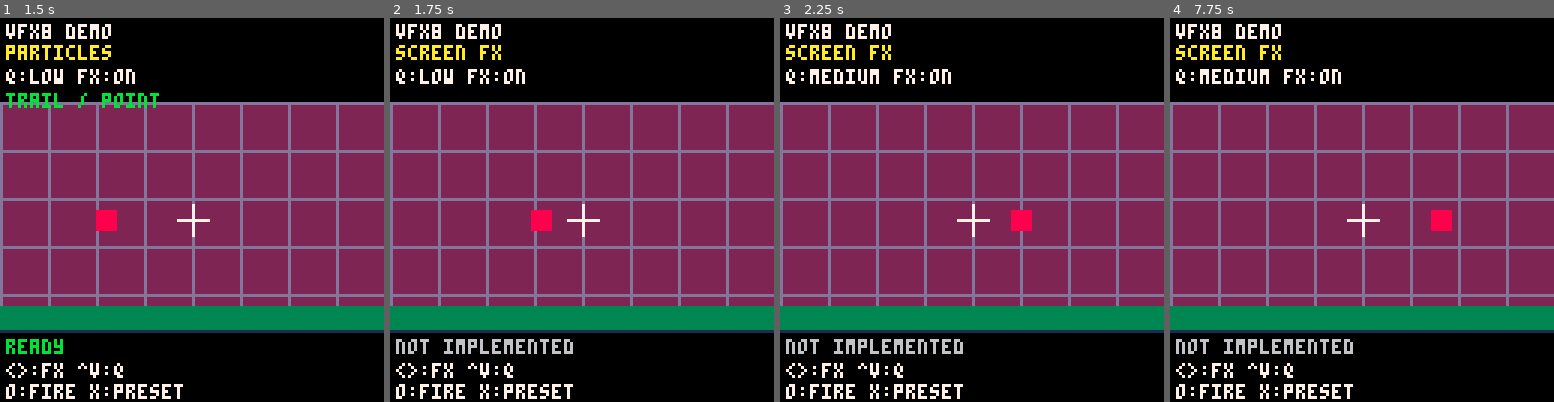
Above: before the commit, frames 1-4 (left to right).
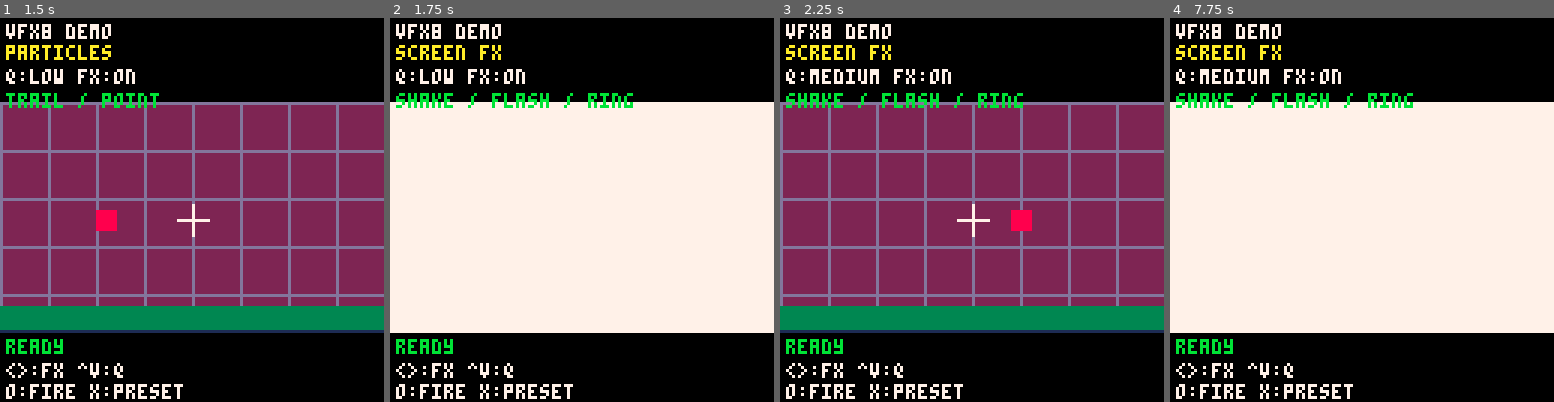
Above: after the commit, the same moments.

Repository: GIEI/VFX8
Game: PICO-8 cartridge examples/pico8/demo.p8
Same seed, same stepped clock (60 frames per second), same inputs: the game is played once before the commit and once after it.
Inputs:
- Up to frame 1 (1.5 s): tap X (X key) at 0.33, 1.07 s; tap O (Z key) at 0.7 s
- Up to frame 2 (1.75 s): hold Right from 1.6 s (still down); tap O (Z key) at 1.7 s
- Up to frame 3 (2.25 s): tap X (X key) at 1.85 s; release Right at 2.1 s; tap O (Z key) at 2.1 s; hold Up from 2.15 s (still down)
- Up to frame 4 (7.75 s): release Up at 2.42 s; hold Right 2.47-3.03 s; tap O (Z key) every 0.4 s from 2.5 to 7.7 s; tap X (X key) every 1.12 s from 2.97 to 7.43 s; hold Left 3.08-3.58 s; hold Down 3.63-3.97 s; hold Right 4.02-4.68 s; hold Up 4.73-5.03 s; hold Left 5.08-5.68 s; hold Down 5.73-6.03 s; hold Right 6.08-6.58 s; hold Right 6.63-7.13 s; hold Up 7.18-7.45 s; hold Right from 7.5 s (still down)

Frame 1 is identical in both runs. In frame 2, 62% of the frame differs, in the area x 0-100%, y 19-88%; in frame 3, 1.9%; in frame 4, 62%.

Commit message:
v 0.3 screen_fx

Diff:
--- a/examples/love2d/demo_extension.lua
+++ b/examples/love2d/demo_extension.lua
@@ -1,4 +1,5 @@
 local particle_module = require("vfx8.particles")
+local screen_module = require("vfx8.screen_fx")
 local fx = {}
 local particles, preset, shape = nil, "explosion", "point"
 local presets = {"explosion", "sparks", "trail", "smoke", "dust"}
@@ -26,4 +27,21 @@
   end,
   label = function() return preset .. " / " .. shape end
 }
+local screen_fx = nil
+fx[2] = {
+  on_enter = function(quality)
+    screen_fx = screen_module.new({capacity = quality == "high" and 16 or 8})
+  end,
+  on_exit = function() if screen_fx then screen_fx:clear() end end,
+  trigger = function(x, y)
+    if not screen_fx then return end
+    screen_fx:add_trauma(0.8)
+    screen_fx:impulse(8, 3, 0.2)
+    screen_fx:flash(0.08, {1, 1, 1})
+    screen_fx:shockwave(x, y, 3, 16, 0.35)
+  end,
+  update = function(dt) if screen_fx then screen_fx:update(dt) end end,
+  render_scene = function(draw_scene) if screen_fx then screen_fx:render(draw_scene) else draw_scene() end end,
+  label = function() return "shake / flash / ring" end
+}
 return fx
--- a/examples/pico8/demo.p8
+++ b/examples/pico8/demo.p8
@@ -5,6 +5,7 @@
 -- pico-8 expands this at cartridge boot, like a c-style include.
 #include demo_extension.lua
 #include ../../src/pico8/particles.lua
+#include ../../src/pico8/screen_fx.lua
 
 names={"particles","screen fx","pixel warp","palette fx","pseudo 3d"}
 qualities={"low","medium","high"}
--- a/examples/pico8/demo_extension.lua
+++ b/examples/pico8/demo_extension.lua
@@ -24,3 +24,18 @@
  end,
  label=function() return preset.." / "..shape end
 }
+local screen_fx=nil
+fx[2]={
+ on_enter=function(q) screen_fx=vfx8_screen_fx.new({width=128,height=128,capacity=q=="high" and 8 or 4}) end,
+ on_exit=function() if screen_fx then screen_fx:clear() end end,
+ trigger=function(x,y)
+  if not screen_fx then return end
+  screen_fx:add_trauma(0.8)
+  screen_fx:impulse(3,1,0.18)
+  screen_fx:flash(0.06,7)
+  screen_fx:shockwave(x,y,2,8,0.28)
+ end,
+ update=function(dt) if screen_fx then screen_fx:update(dt) end end,
+ render_scene=function(draw_scene) if screen_fx then screen_fx:render(draw_scene) else draw_scene() end end,
+ label=function() return "shake / flash / ring" end
+}
--- a/examples/picotron/demo_extension.lua
+++ b/examples/picotron/demo_extension.lua
@@ -21,3 +21,18 @@
   end,
   label = function() return preset .. " / " .. shape end
 }
+local screen_fx = nil
+fx[2] = {
+  on_enter = function(quality) screen_fx = vfx8_screen_fx.new({capacity = quality == "high" and 12 or 6}) end,
+  on_exit = function() if screen_fx then screen_fx:clear() end end,
+  trigger = function(x, y)
+    if not screen_fx then return end
+    screen_fx:add_trauma(0.8)
+    screen_fx:impulse(5, 2, 0.2)
+    screen_fx:flash(0.08, 7)
+    screen_fx:shockwave(x, y, 3, 12, 0.35)
+  end,
+  update = function(dt) if screen_fx then screen_fx:update(dt) end end,
+  render_scene = function(draw_scene) if screen_fx then screen_fx:render(draw_scene) else draw_scene() end end,
+  label = function() return "shake / flash / ring" end
+}
--- a/examples/picotron/main.lua
+++ b/examples/picotron/main.lua
@@ -1,6 +1,7 @@
 -- VFX8 demo harness. Put both Lua files in a Picotron cartridge.
 include("demo_extension.lua")
 include("vfx8/particles.lua")
+include("vfx8/screen_fx.lua")
 
 local names = {"particles", "screen fx", "pixel warp", "palette fx", "pseudo 3d"}
 local qualities = {"low", "medium", "high"}
--- a/examples/tic80/demo.lua
+++ b/examples/tic80/demo.lua
@@ -1,6 +1,7 @@
 -- VFX8 demo harness. Build this source before importing into TIC-80.
 --#include "demo_extension.lua"
 --#include "../../src/tic80/particles.lua"
+--#include "../../src/tic80/screen_fx.lua"
 
 local names = {"particles", "screen fx", "pixel warp", "palette fx", "pseudo 3d"}
 local qualities = {"low", "medium", "high"}
--- a/examples/tic80/demo_extension.lua
+++ b/examples/tic80/demo_extension.lua
@@ -21,3 +21,18 @@
   end,
   label = function() return preset .. " / " .. shape end
 }
+local screen_fx = nil
+fx[2] = {
+  on_enter = function(quality) screen_fx = vfx8_screen_fx.new({capacity = quality == "high" and 12 or 6}) end,
+  on_exit = function() if screen_fx then screen_fx:clear() end end,
+  trigger = function(x, y)
+    if not screen_fx then return end
+    screen_fx:add_trauma(0.8)
+    screen_fx:impulse(5, 2, 0.2)
+    screen_fx:flash(0.08, 7)
+    screen_fx:shockwave(x, y, 3, 12, 0.35)
+  end,
+  update = function(dt) if screen_fx then screen_fx:update(dt) end end,
+  render_scene = function(draw_scene) if screen_fx then screen_fx:render(draw_scene) else draw_scene() end end,
+  label = function() return "shake / flash / ring" end
+}
--- a/src/love2d/particles.lua
+++ b/src/love2d/particles.lua
@@ -89,7 +89,8 @@
   if gravity == nil then gravity = preset.gravity end
   local drag = options.drag
   if drag == nil then drag = preset.drag end
-  local life = options.life or preset.life
+  local life = options.life
+  if life == nil then life = preset.life end
   life = math.max(0.05, life)
   local spread = options.spread or 0
 
@@ -128,7 +129,9 @@
     self.count = i
     self.x[i], self.y[i], self.vx[i], self.vy[i] = px, py, vx, vy
     self.age[i], self.life[i] = 0, life
-    self.size[i], self.end_size[i] = preset.size, options.end_size or preset.end_size
+    local end_size = options.end_size
+    if end_size == nil then end_size = preset.end_size end
+    self.size[i], self.end_size[i] = preset.size, end_size
     self.gravity[i], self.drag[i], self.kind[i] = gravity, drag, kind
   end
   self.frame_used = self.frame_used + spawn
--- /dev/null
+++ b/src/love2d/screen_fx.lua
@@ -0,0 +1,103 @@
+-- VFX8 screen effects for LÖVE.
+-- Copy this module into your project as vfx8/screen_fx.lua.
+
+local screen_fx = {}
+local methods, empty_options = {}, {}
+local white = {1, 1, 1}
+
+function screen_fx.new(options)
+  options = options or empty_options
+  return {
+    width = options.width or 240, height = options.height or 136,
+    capacity = math.max(1, math.floor(options.capacity or 8)),
+    trauma = 0, shake_x = 0, shake_y = 0, shake_time = 0,
+    shake_duration = 0, flash_time = 0, flash_duration = 0,
+    flash_color = options.flash_color or white, waves = {}, wave_count = 0,
+    seed = options.seed or 1, update = methods.update,
+    add_trauma = methods.add_trauma, impulse = methods.impulse,
+    flash = methods.flash, shockwave = methods.shockwave,
+    render = methods.render, clear = methods.clear
+  }
+end
+
+function methods.add_trauma(self, amount)
+  self.trauma = math.min(1, self.trauma + math.max(0, amount or 0))
+end
+
+function methods.impulse(self, x, y, duration)
+  self.shake_x, self.shake_y = x or 0, y or 0
+  self.trauma = math.max(self.trauma, 1)
+  self.shake_duration = math.max(0.001, duration or 0.12)
+  self.shake_time = self.shake_duration
+end
+
+function methods.flash(self, duration, color)
+  self.flash_duration = math.max(0.001, duration or 0.08)
+  self.flash_time = self.flash_duration
+  self.flash_color = color or white
+end
+
+function methods.shockwave(self, x, y, radius, strength, duration)
+  if self.wave_count >= self.capacity then return false end
+  local i = self.wave_count + 1
+  local wave = self.waves[i] or {}
+  wave.x, wave.y = x, y
+  wave.radius, wave.strength = radius or 0, strength or 8
+  wave.age, wave.life = 0, math.max(0.05, duration or 0.3)
+  self.waves[i], self.wave_count = wave, i
+  return true
+end
+
+function methods.update(self, dt)
+  dt = math.max(0, math.min(dt or 1 / 60, 0.1))
+  self.trauma = math.max(0, self.trauma - dt * 2.5)
+  self.shake_time = math.max(0, self.shake_time - dt)
+  self.flash_time = math.max(0, self.flash_time - dt)
+  local i = 1
+  while i <= self.wave_count do
+    local wave = self.waves[i]
+    wave.age = wave.age + dt
+    if wave.age >= wave.life then
+      self.waves[i], self.waves[self.wave_count] = self.waves[self.wave_count], wave
+      self.wave_count = self.wave_count - 1
+    else i = i + 1 end
+  end
+end
+
+function methods.render(self, draw_scene)
+  self.seed = (self.seed * 17 + 31) % 251
+  local nx = self.seed / 251 - 0.5
+  self.seed = (self.seed * 17 + 31) % 251
+  local ny = self.seed / 251 - 0.5
+  local trauma = self.trauma * self.trauma
+  local decay = self.shake_duration > 0 and self.shake_time / self.shake_duration or 0
+  local dx = (self.shake_x + nx * 2) * trauma * decay
+  local dy = (self.shake_y + ny * 2) * trauma * decay
+
+  love.graphics.push()
+  love.graphics.translate(math.floor(dx + 0.5), math.floor(dy + 0.5))
+  draw_scene()
+  love.graphics.pop()
+
+  local old_r, old_g, old_b, old_a = love.graphics.getColor()
+  for i = 1, self.wave_count do
+    local wave = self.waves[i]
+    local t = wave.age / wave.life
+    local alpha = 1 - t
+    love.graphics.setColor(0.75, 0.9, 1, alpha)
+    love.graphics.circle("line", wave.x, wave.y, wave.radius + t * wave.strength * 8)
+  end
+  if self.flash_time > 0 then
+    local alpha = self.flash_time / self.flash_duration
+    local c = self.flash_color
+    love.graphics.setColor(c[1], c[2], c[3], alpha)
+    love.graphics.rectangle("fill", 0, 0, self.width, self.height)
+  end
+  love.graphics.setColor(old_r, old_g, old_b, old_a)
+end
+
+function methods.clear(self)
+  self.trauma, self.shake_time, self.flash_time, self.wave_count = 0, 0, 0, 0
+end
+
+return screen_fx
--- a/src/pico8/particles.lua
+++ b/src/pico8/particles.lua
@@ -97,7 +97,8 @@
   if gravity == nil then gravity = preset.gravity end
   local drag = options.drag
   if drag == nil then drag = preset.drag end
-  local life = options.life or preset.life
+  local life = options.life
+  if life == nil then life = preset.life end
   if life < 0.05 then life = 0.05 end
   local spread = options.spread or 0
 
@@ -140,7 +141,9 @@
     self.x[i], self.y[i] = px, py
     self.vx[i], self.vy[i] = vx, vy
     self.age[i], self.life[i] = 0, life
-    self.size[i], self.end_size[i] = preset.size, options.end_size or preset.end_size
+    local end_size = options.end_size
+    if end_size == nil then end_size = preset.end_size end
+    self.size[i], self.end_size[i] = preset.size, end_size
     self.gravity[i], self.drag[i], self.kind[i] = gravity, drag, kind
   end
 
--- /dev/null
+++ b/src/pico8/screen_fx.lua
@@ -0,0 +1,112 @@
+-- VFX8 screen effects for PICO-8.
+-- Include this file once; it defines vfx8_screen_fx.
+
+vfx8_screen_fx = vfx8_screen_fx or {}
+
+local methods = {}
+local empty_options = {}
+
+function vfx8_screen_fx.new(options)
+  options = options or empty_options
+  return {
+    width = options.width or 128,
+    height = options.height or 128,
+    capacity = options.capacity or 4,
+    trauma = 0,
+    shake_x = 0,
+    shake_y = 0,
+    shake_time = 0,
+    shake_duration = 0,
+    flash_time = 0,
+    flash_duration = 0,
+    flash_color = 7,
+    waves = {},
+    wave_count = 0,
+    seed = options.seed or 1,
+    update = methods.update,
+    add_trauma = methods.add_trauma,
+    impulse = methods.impulse,
+    flash = methods.flash,
+    shockwave = methods.shockwave,
+    render = methods.render,
+    clear = methods.clear
+  }
+end
+
+function methods.add_trauma(self, amount)
+  self.trauma = min(1, self.trauma + max(0, amount or 0))
+end
+
+function methods.impulse(self, x, y, duration)
+  self.shake_x = x or 0
+  self.shake_y = y or 0
+  self.trauma = max(self.trauma, 1)
+  self.shake_duration = max(0.001, duration or 0.12)
+  self.shake_time = self.shake_duration
+end
+
+function methods.flash(self, duration, color)
+  self.flash_duration = max(0.001, duration or 0.08)
+  self.flash_time = self.flash_duration
+  self.flash_color = color or 7
+end
+
+function methods.shockwave(self, x, y, radius, strength, duration)
+  if self.wave_count >= self.capacity then return false end
+  local i = self.wave_count + 1
+  local wave = self.waves[i] or {}
+  wave.x, wave.y = x, y
+  wave.radius, wave.strength = radius or 0, strength or 8
+  wave.age, wave.life = 0, max(0.05, duration or 0.3)
+  self.waves[i] = wave
+  self.wave_count = i
+  return true
+end
+
+function methods.update(self, dt)
+  dt = min(0.1, max(0, dt or 1 / 60))
+  self.trauma = max(0, self.trauma - dt * 2.5)
+  self.shake_time = max(0, self.shake_time - dt)
+  self.flash_time = max(0, self.flash_time - dt)
+  local i = 1
+  while i <= self.wave_count do
+    local wave = self.waves[i]
+    wave.age += dt
+    if wave.age >= wave.life then
+      self.waves[i] = self.waves[self.wave_count]
+      self.waves[self.wave_count] = wave
+      self.wave_count -= 1
+    else
+      i += 1
+    end
+  end
+end
+
+function methods.render(self, draw_scene)
+  self.seed = (self.seed * 17 + 31) % 251
+  local noise_x = self.seed / 251 - 0.5
+  self.seed = (self.seed * 17 + 31) % 251
+  local noise_y = self.seed / 251 - 0.5
+  local trauma = self.trauma * self.trauma
+  local decay = self.shake_duration > 0 and self.shake_time / self.shake_duration or 0
+  local dx = (self.shake_x + noise_x * 2) * trauma * decay
+  local dy = (self.shake_y + noise_y * 2) * trauma * decay
+  camera(flr(dx), flr(dy))
+  draw_scene()
+  camera()
+
+  for i = 1, self.wave_count do
+    local wave = self.waves[i]
+    local t = wave.age / wave.life
+    local radius = wave.radius + t * wave.strength * 8
+    local color = t < 0.5 and 7 or 6
+    circ(wave.x, wave.y, radius, color)
+  end
+  if self.flash_time > 0 then
+    rectfill(0, 0, self.width - 1, self.height - 1, self.flash_color)
+  end
+end
+
+function methods.clear(self)
+  self.trauma, self.shake_time, self.flash_time, self.wave_count = 0, 0, 0, 0
+end
--- a/src/picotron/particles.lua
+++ b/src/picotron/particles.lua
@@ -84,7 +84,8 @@
   if gravity == nil then gravity = preset.gravity end
   local drag = options.drag
   if drag == nil then drag = preset.drag end
-  local life = options.life or preset.life
+  local life = options.life
+  if life == nil then life = preset.life end
   if life < 0.05 then life = 0.05 end
   local spread = options.spread or 0
 
@@ -123,7 +124,9 @@
     self.count = i
     self.x[i], self.y[i], self.vx[i], self.vy[i] = px, py, vx, vy
     self.age[i], self.life[i] = 0, life
-    self.size[i], self.end_size[i] = preset.size, options.end_size or preset.end_size
+    local end_size = options.end_size
+    if end_size == nil then end_size = preset.end_size end
+    self.size[i], self.end_size[i] = preset.size, end_size
     self.gravity[i], self.drag[i], self.kind[i] = gravity, drag, kind
   end
   self.frame_used = self.frame_used + spawn
--- /dev/null
+++ b/src/picotron/screen_fx.lua
@@ -0,0 +1,73 @@
+-- VFX8 screen effects for Picotron.
+-- Include this file once from the cartridge root.
+
+vfx8_screen_fx = vfx8_screen_fx or {}
+local methods, empty_options = {}, {}
+
+function vfx8_screen_fx.new(options)
+  options = options or empty_options
+  return {
+    width = options.width or 240, height = options.height or 136,
+    capacity = options.capacity or 8, trauma = 0, shake_x = 0, shake_y = 0,
+    shake_time = 0, shake_duration = 0, flash_time = 0,
+    flash_duration = 0, flash_color = 7, waves = {}, wave_count = 0,
+    seed = options.seed or 1, update = methods.update,
+    add_trauma = methods.add_trauma, impulse = methods.impulse,
+    flash = methods.flash, shockwave = methods.shockwave,
+    render = methods.render, clear = methods.clear
+  }
+end
+
+function methods.add_trauma(self, amount) self.trauma = min(1, self.trauma + max(0, amount or 0)) end
+function methods.impulse(self, x, y, duration)
+  self.shake_x, self.shake_y = x or 0, y or 0
+  self.trauma = max(self.trauma, 1)
+  self.shake_duration = max(0.001, duration or 0.12)
+  self.shake_time = self.shake_duration
+end
+function methods.flash(self, duration, color)
+  self.flash_duration = max(0.001, duration or 0.08)
+  self.flash_time, self.flash_color = self.flash_duration, color or 7
+end
+function methods.shockwave(self, x, y, radius, strength, duration)
+  if self.wave_count >= self.capacity then return false end
+  local i = self.wave_count + 1
+  local wave = self.waves[i] or {}
+  wave.x, wave.y = x, y
+  wave.radius, wave.strength = radius or 0, strength or 8
+  wave.age, wave.life = 0, max(0.05, duration or 0.3)
+  self.waves[i], self.wave_count = wave, i
+  return true
+end
+function methods.update(self, dt)
+  dt = min(0.1, max(0, dt or 1 / 60))
+  self.trauma = max(0, self.trauma - dt * 2.5)
+  self.shake_time, self.flash_time = max(0, self.shake_time - dt), max(0, self.flash_time - dt)
+  local i = 1
+  while i <= self.wave_count do
+    local wave = self.waves[i]
+    wave.age = wave.age + dt
+    if wave.age >= wave.life then
+      self.waves[i], self.waves[self.wave_count] = self.waves[self.wave_count], wave
+      self.wave_count = self.wave_count - 1
+    else i = i + 1 end
+  end
+end
+function methods.render(self, draw_scene)
+  self.seed = (self.seed * 17 + 31) % 251
+  local nx = self.seed / 251 - 0.5
+  self.seed = (self.seed * 17 + 31) % 251
+  local ny = self.seed / 251 - 0.5
+  local trauma = self.trauma * self.trauma
+  local decay = self.shake_duration > 0 and self.shake_time / self.shake_duration or 0
+  camera(flr((self.shake_x + nx * 2) * trauma * decay), flr((self.shake_y + ny * 2) * trauma * decay))
+  draw_scene()
+  camera()
+  for i = 1, self.wave_count do
+    local wave = self.waves[i]
+    local t = wave.age / wave.life
+    circ(wave.x, wave.y, wave.radius + t * wave.strength * 8, t < 0.5 and 7 or 6)
+  end
+  if self.flash_time > 0 then rectfill(0, 0, self.width - 1, self.height - 1, self.flash_color) end
+end
+function methods.clear(self) self.trauma, self.shake_time, self.flash_time, self.wave_count = 0, 0, 0, 0 end
--- a/src/tic80/particles.lua
+++ b/src/tic80/particles.lua
@@ -84,7 +84,8 @@
   if gravity == nil then gravity = preset.gravity end
   local drag = options.drag
   if drag == nil then drag = preset.drag end
-  local life = options.life or preset.life
+  local life = options.life
+  if life == nil then life = preset.life end
   if life < 0.05 then life = 0.05 end
   local spread = options.spread or 0
 
@@ -123,7 +124,9 @@
     self.count = i
     self.x[i], self.y[i], self.vx[i], self.vy[i] = px, py, vx, vy
     self.age[i], self.life[i] = 0, life
-    self.size[i], self.end_size[i] = preset.size, options.end_size or preset.end_size
+    local end_size = options.end_size
+    if end_size == nil then end_size = preset.end_size end
+    self.size[i], self.end_size[i] = preset.size, end_size
     self.gravity[i], self.drag[i], self.kind[i] = gravity, drag, kind
   end
   self.frame_used = self.frame_used + spawn
--- /dev/null
+++ b/src/tic80/screen_fx.lua
@@ -0,0 +1,72 @@
+-- VFX8 screen effects for TIC-80.
+-- Include this file at build time; it defines vfx8_screen_fx.
+
+vfx8_screen_fx = vfx8_screen_fx or {}
+local methods, empty_options = {}, {}
+
+function vfx8_screen_fx.new(options)
+  options = options or empty_options
+  return {
+    width = options.width or 240, height = options.height or 136,
+    capacity = options.capacity or 8, trauma = 0, shake_x = 0, shake_y = 0,
+    shake_time = 0, shake_duration = 0, flash_time = 0,
+    flash_duration = 0, flash_color = 7, waves = {}, wave_count = 0,
+    seed = options.seed or 1, update = methods.update,
+    add_trauma = methods.add_trauma, impulse = methods.impulse,
+    flash = methods.flash, shockwave = methods.shockwave,
+    render = methods.render, clear = methods.clear
+  }
+end
+function methods.add_trauma(self, amount) self.trauma = math.min(1, self.trauma + math.max(0, amount or 0)) end
+function methods.impulse(self, x, y, duration)
+  self.shake_x, self.shake_y = x or 0, y or 0
+  self.trauma = math.max(self.trauma, 1)
+  self.shake_duration = math.max(0.001, duration or 0.12)
+  self.shake_time = self.shake_duration
+end
+function methods.flash(self, duration, color)
+  self.flash_duration = math.max(0.001, duration or 0.08)
+  self.flash_time, self.flash_color = self.flash_duration, color or 7
+end
+function methods.shockwave(self, x, y, radius, strength, duration)
+  if self.wave_count >= self.capacity then return false end
+  local i = self.wave_count + 1
+  local wave = self.waves[i] or {}
+  wave.x, wave.y = x, y
+  wave.radius, wave.strength = radius or 0, strength or 8
+  wave.age, wave.life = 0, math.max(0.05, duration or 0.3)
+  self.waves[i], self.wave_count = wave, i
+  return true
+end
+function methods.update(self, dt)
+  dt = math.min(0.1, math.max(0, dt or 1 / 60))
+  self.trauma = math.max(0, self.trauma - dt * 2.5)
+  self.shake_time, self.flash_time = math.max(0, self.shake_time - dt), math.max(0, self.flash_time - dt)
+  local i = 1
+  while i <= self.wave_count do
+    local wave = self.waves[i]
+    wave.age = wave.age + dt
+    if wave.age >= wave.life then
+      self.waves[i], self.waves[self.wave_count] = self.waves[self.wave_count], wave
+      self.wave_count = self.wave_count - 1
+    else i = i + 1 end
+  end
+end
+function methods.render(self, draw_scene)
+  self.seed = (self.seed * 17 + 31) % 251
+  local nx = self.seed / 251 - 0.5
+  self.seed = (self.seed * 17 + 31) % 251
+  local ny = self.seed / 251 - 0.5
+  local trauma = self.trauma * self.trauma
+  local decay = self.shake_duration > 0 and self.shake_time / self.shake_duration or 0
+  camera(math.floor((self.shake_x + nx * 2) * trauma * decay), math.floor((self.shake_y + ny * 2) * trauma * decay))
+  draw_scene()
+  camera()
+  for i = 1, self.wave_count do
+    local wave = self.waves[i]
+    local t = wave.age / wave.life
+    circ(wave.x, wave.y, math.floor(wave.radius + t * wave.strength * 8), t < 0.5 and 7 or 6)
+  end
+  if self.flash_time > 0 then rect(0, 0, self.width, self.height, self.flash_color) end
+end
+function methods.clear(self) self.trauma, self.shake_time, self.flash_time, self.wave_count = 0, 0, 0, 0 end
--- /dev/null
+++ b/tests/love2d/main.lua
@@ -0,0 +1,3 @@
+function love.load()
+  dofile("particle_contract.lua")
+end
--- /dev/null
+++ b/tests/love2d/particle_contract.lua
@@ -0,0 +1,47 @@
+local root = os.getenv("VFX8_TEST_ROOT")
+local draw_calls = 0
+local draw_color = {0.2, 0.3, 0.4, 0.5}
+
+love = {
+  graphics = {
+    getColor = function() return unpack(draw_color) end,
+    setColor = function(r, g, b, a) draw_color = {r, g, b, a} end,
+    rectangle = function() draw_calls = draw_calls + 1 end
+  }
+}
+
+local function check(condition, message)
+  if not condition then error(message or "contract check failed", 2) end
+end
+
+local particles = dofile(root .. "/src/love2d/particles.lua")
+local system = particles.new({capacity = 3, max_emit = 2, seed = 17})
+
+check(system:emit("explosion", 8, 9, {count = 8, life = 0, end_size = 0}) == 2,
+  "emission must respect both configured limits")
+check(system:emit("sparks", 8, 9) == 0, "per-update emission budget must be shared")
+local active, capacity, emitted = system:stats()
+check(active == 2 and capacity == 3 and emitted == 0,
+  "stats must expose active count, capacity, and last completed tick")
+
+system:update(1)
+active, capacity, emitted = system:stats()
+check(active == 2 and emitted == 2, "dt must be clamped and emitted count retained")
+check(system:emit("sparks", 8, 9) == 1, "remaining pool capacity must be respected")
+system:update(0.1)
+active, _, emitted = system:stats()
+check(active == 0 and emitted == 1, "expired entries must be removed")
+check(system:emit("invalid", 0, 0) == 0, "unknown presets must be ignored")
+
+system:emit("sparks", 8, 9, {count = 1})
+local r, g, b, a = unpack(draw_color)
+system:draw()
+check(draw_calls > 0, "draw must issue a primitive for a visible particle")
+check(draw_color[1] == r and draw_color[2] == g and draw_color[3] == b and draw_color[4] == a,
+  "draw must restore the previous color")
+system:clear()
+active = system:stats()
+check(active == 0, "clear must remove all active particles")
+
+print("LÖVE particle runtime contract passed")
+love.event.quit(0)
Not shown, changed: docs/effects/particles.md
Not shown, added: docs/effects/screen_fx.md
Not shown, changed: docs/implementation-plan.md
